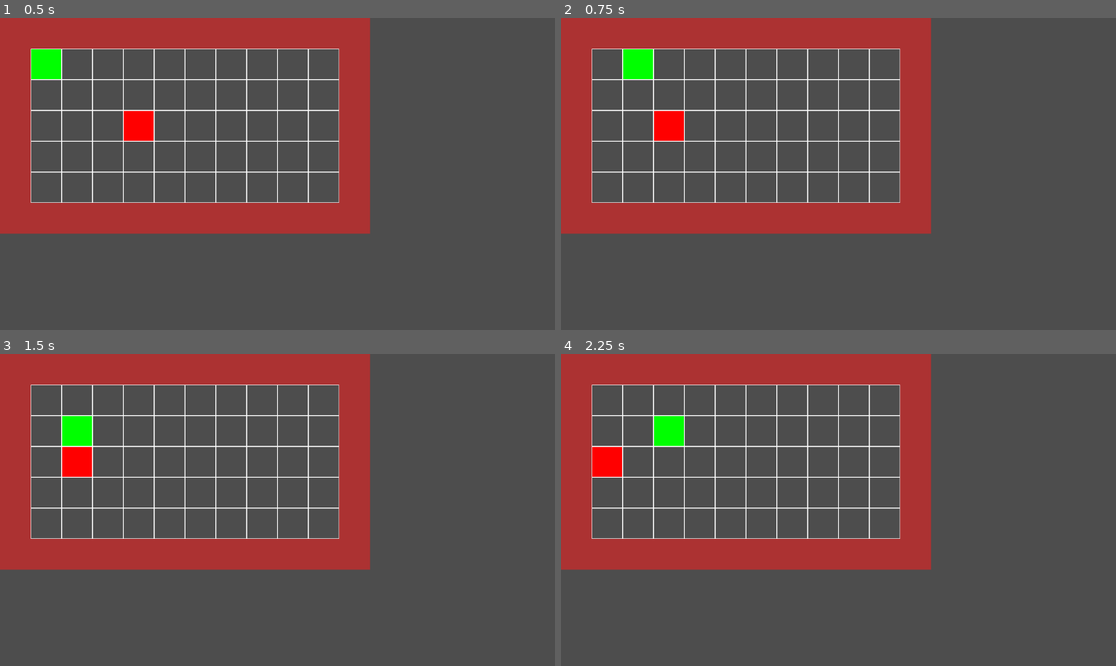
Above: before the commit, frames 1-4 (two rows, left to right).
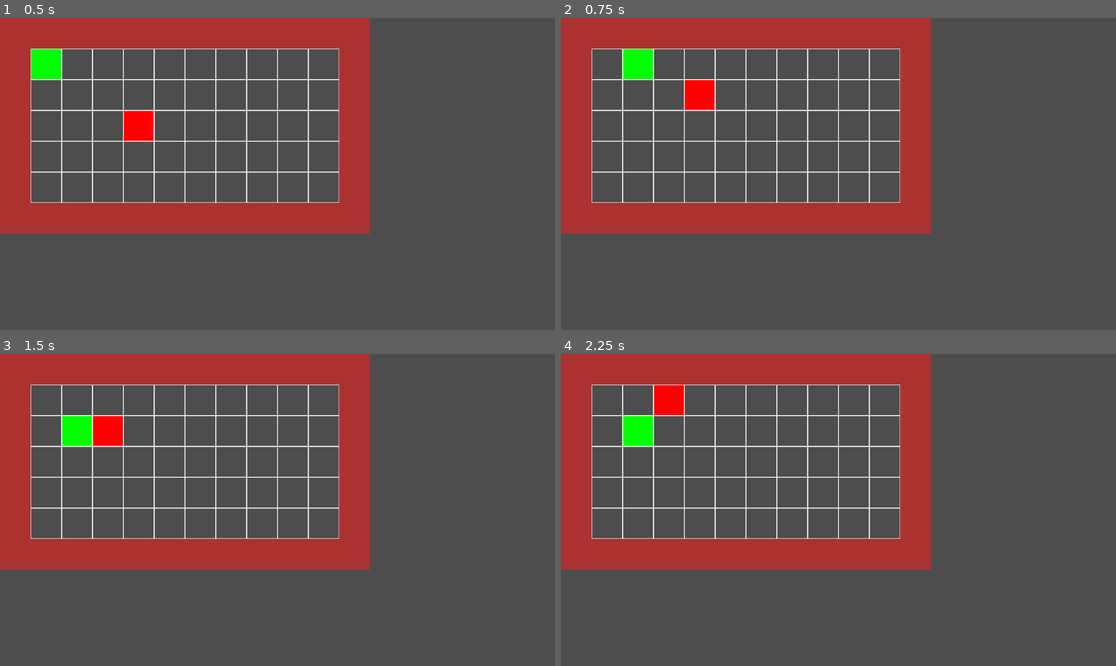
Above: after the commit, the same moments.

Repository: jevonsp/rogue-like
Game: Godot game, scene res://main/main.tscn
Same seed, same stepped clock (60 frames per second), same inputs: the game is played once before the commit and once after it.
Inputs:
- Up to frame 1 (0.5 s): no input
- Up to frame 2 (0.75 s): tap Enter at 0.5 s; hold D (right) from 0.53 s (still down)
- Up to frame 3 (1.5 s): tap Space at 1.25 s; release D (right) at 1.28 s; hold S (down) from 1.28 s (still down)
- Up to frame 4 (2.25 s): tap Enter at 2 s; release S (down) at 2.03 s; hold D (right) from 2.03 s (still down)

Frame 1 is identical in both runs. In frame 2, 1.1% of the frame differs, in the area x 16-28%, y 19-40%; in frame 3, 1.1%; in frame 4, 2.1%, in the area x 5-23%, y 10-40%.

Commit message:
Tile Map Conversion Done~

Diff:
--- a/entities/Model.gd
+++ b/entities/Model.gd
@@ -21,18 +21,12 @@
 var stickiness: float = 0.8
 var sight_range: int = 5
 
-static func array_to_display(pos: Vector2i) -> Vector2i:
-	return Vector2i(pos.y + 1, pos.x + 1)
-
-static func display_to_array(pos: Vector2i) -> Vector2i:
-	return Vector2i(pos.y - 1, pos.x - 1)
-
 func _ready() -> void:
-	print("%s spawned at %s" % [char_repr, dungeon_vec])
 	current_hitpoints = max_hitpoints
 
 func take_turn():
 	var path = Pathfinder.get_grid_path(dungeon_vec, model.player_vec)
+	print("path: %s" % [path])
 	if len(path) > sight_range:
 		while true:
 			var dir = [Vector2i.UP, Vector2i.DOWN, Vector2i.LEFT, Vector2i.RIGHT].pick_random()
--- a/entities/View.gd
+++ b/entities/View.gd
@@ -1,10 +1,7 @@
 extends Node2D
 class_name View
 
-var cell_size
-
-static func v2i_to_display(pos: Vector2i, c_size: Vector2i) -> Vector2:
-	return Vector2(c_size.x * (pos.x - 1), c_size.y * (pos.y - 1)) + Vector2(c_size.x / 2.0, c_size.y / 2.0)
+var cell_size: Vector2i
 
 func bind(model: Model):
 	model.model_moved.connect(on_model_moved)
@@ -17,11 +14,13 @@
 			modulate = Color.RED
 
 func display(pos: Vector2i):
-	position = v2i_to_display(pos, cell_size)
+	position.x = pos.x * cell_size.x - (cell_size.x / 2.0)
+	position.y = pos.y * cell_size.y - (cell_size.x / 2.0)
 
 func on_model_moved(model: Model):
-	var pos = Model.array_to_display(model.dungeon_vec)
-	position = v2i_to_display(pos, cell_size)
+	var pos = model.dungeon_vec
+	position.x = pos.x * cell_size.x - (cell_size.x / 2.0)
+	position.y = pos.y * cell_size.y - (cell_size.x / 2.0)
 
 func on_model_attacked(_model: Model):
 	pass
--- a/main/Pathfinder.gd
+++ b/main/Pathfinder.gd
@@ -3,17 +3,13 @@
 var astar_grid = AStarGrid2D.new()
 var model
 
-var dimensions: Vector2i = Vector2i(6, 6)
-
 func initialize_astar():
-	astar_grid.size = Vector2i(dimensions.x, dimensions.y)
+	var used_rect = model.map.get_used_rect()
+	astar_grid.size = Vector2i(used_rect.size.x - 1, used_rect.size.y - 1)
 	print("size: %s" % [astar_grid.size])
 	astar_grid.cell_size = Vector2i(1, 1)
 	astar_grid.diagonal_mode = AStarGrid2D.DIAGONAL_MODE_NEVER
 	astar_grid.update()
 
-	for point in model.walls:
-		astar_grid.set_point_solid(point, true)
-
 func get_grid_path(from: Vector2i, to: Vector2i) -> PackedVector2Array:
 	return astar_grid.get_point_path(from, to)
--- a/main/controller.gd
+++ b/main/controller.gd
@@ -1,6 +1,6 @@
 extends Node
 
-@export var starting_pos: Vector2i = Vector2i(5, 5)
+@export var starting_pos: Vector2i = Vector2i(1, 1)
 
 signal player_move_attempt(dir: Vector2i)
 
@@ -16,39 +16,38 @@
 
 func _input(event: InputEvent) -> void:
 	if event.is_action_pressed("up"):
-		player_move_attempt.emit(Vector2i(-1, 0))
+		player_move_attempt.emit(Vector2.UP)
 	elif event.is_action_pressed("down"):
-		player_move_attempt.emit(Vector2i(1, 0))
+		player_move_attempt.emit(Vector2.DOWN)
 	elif event.is_action_pressed("left"):
-		player_move_attempt.emit(Vector2i(0, -1))
+		player_move_attempt.emit(Vector2.LEFT)
 	elif event.is_action_pressed("right"):
-		player_move_attempt.emit(Vector2i(0, 1))
+		player_move_attempt.emit(Vector2.RIGHT)
 
 func setup_game():
 	setup_connections()
 	model.make_dungeon()
 	Pathfinder.model = model
 	Pathfinder.initialize_astar()
-	spawn_obj(starting_pos, "@")
-	model.player_vec = Vector2i(starting_pos.x - 1, starting_pos.y - 1)
+	spawn_obj(Vector2i(starting_pos.x + 1, starting_pos.y + 1), "@")
+	model.player_vec = Vector2i(starting_pos.x + 1, starting_pos.y + 1)
 	spawn_obj(Vector2i(5,4), "E")
 
 func setup_connections():
 	player_move_attempt.connect(model.move_player)
 
-func spawn_obj(display_pos: Vector2i, char_repr: String):
-	var array_pos = Model.display_to_array(display_pos)
-	model.place_obj(array_pos, char_repr)
+func spawn_obj(pos: Vector2i, char_repr: String):
+	model.place_obj(pos, char_repr)
 
 	var new_model = Model.new()
 	new_model.model = model
 	new_model.char_repr = char_repr
-	new_model.dungeon_vec = array_pos
+	new_model.dungeon_vec = pos
 
 	var new_view: View = VIEW.instantiate()
 	new_view.cell_size = view.cell_size
 	new_view.bind(new_model)
-	new_view.display(display_pos)
+	new_view.display(pos)
 
 	match char_repr:
 		"@":
--- a/main/main.tscn
+++ b/main/main.tscn
@@ -19,7 +19,6 @@
 
 [node name="Controller" type="Node" parent="."]
 script = ExtResource("1_h2yge")
-starting_pos = Vector2i(2, 2)
 
 [node name="Model" type="Node" parent="."]
 script = ExtResource("2_1bvp3")
--- a/main/model.gd
+++ b/main/model.gd
@@ -3,8 +3,8 @@
 signal dungeon_updated(dung: Array)
 
 var map: TileMapLayer
-var walls: Array[Vector2i]
-var floors: Array[Vector2i]
+var walls: Array = []
+var floors: Array = []
 
 var player: Model
 var enemies: Array = []
@@ -16,29 +16,9 @@
 
 	map = $"../Map/Map"
 
-	# First, let's see the actual bounds
 	var used_rect = map.get_used_rect()
 	print("Used rect: position=%s, size=%s" % [used_rect.position, used_rect.size])
 
-	# Check every single cell in the used rect
-	print("\nFull grid contents:")
-	for y in range(used_rect.position.y, used_rect.position.y + used_rect.size.y):
-		var row = ""
-		for x in range(used_rect.position.x, used_rect.position.x + used_rect.size.x):
-			var cell = Vector2i(x, y)
-			if map.get_cell_source_id(cell) != -1:  # Has a tile
-				var atlas_coords = map.get_cell_atlas_coords(cell)
-				if atlas_coords == Vector2i(0, 0):
-					row += "#"  # Wall
-				elif atlas_coords == Vector2i(1, 0):
-					row += "."  # Floor
-				else:
-					row += "?"  # Unexpected tile
-			else:
-				row += " "  # Empty
-		print(row)
-
-	# Now get walls and floors
 	var map_walls = map.get_used_cells_by_id(0, Vector2i(0, 0))
 	var map_floors = map.get_used_cells_by_id(0, Vector2i(1, 0))
 
@@ -47,15 +27,11 @@
 
 	walls = map_walls
 	walls.sort()
-	print("walls: ")
-	print(walls)
+
+	walls = walls.map(func(wall): return Vector2i(wall.x + 1, wall.y + 1))
+
 	floors = map_floors
 	floors.sort()
-	print("floors: ")
-	print(floors)
-
-	var bounds = map.get_used_rect()
-	Pathfinder.dimensions = Vector2i(bounds.size.x, bounds.size.y)
 
 func move_player(dir: Vector2i):
 	if not player.can_act:
